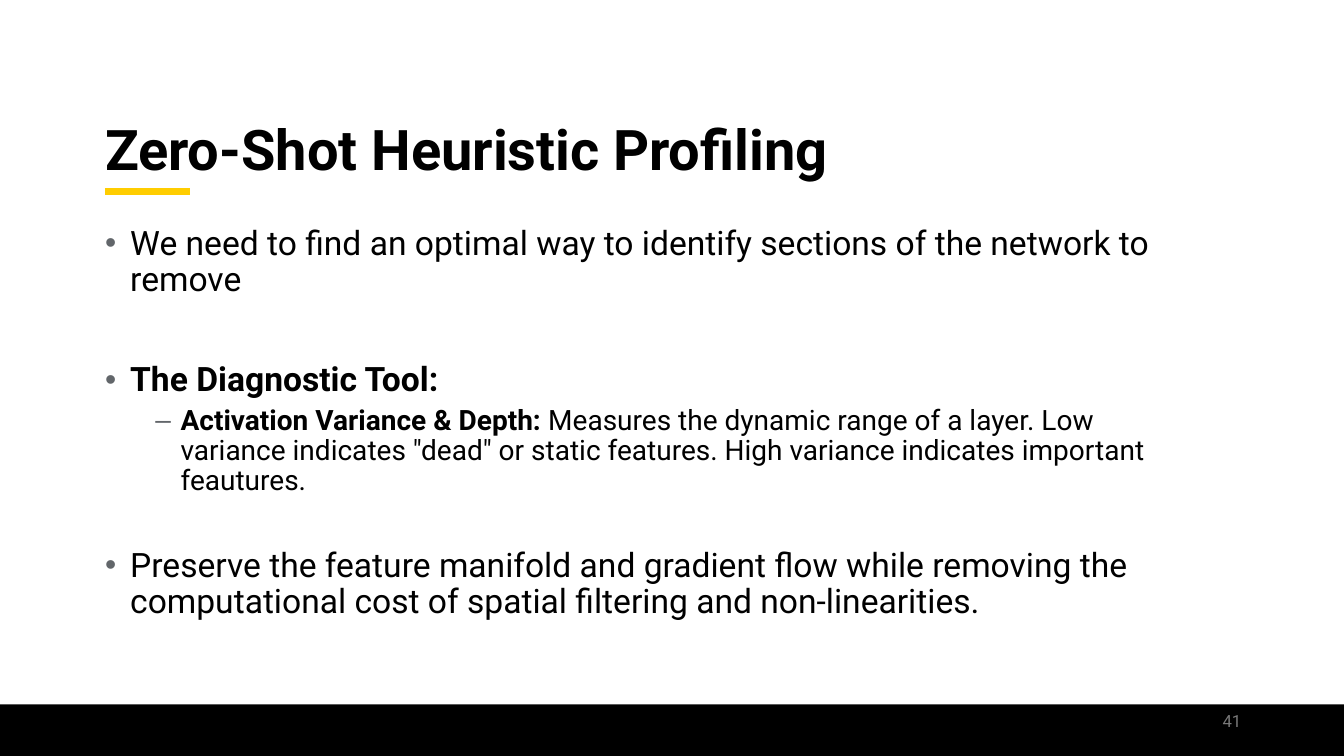
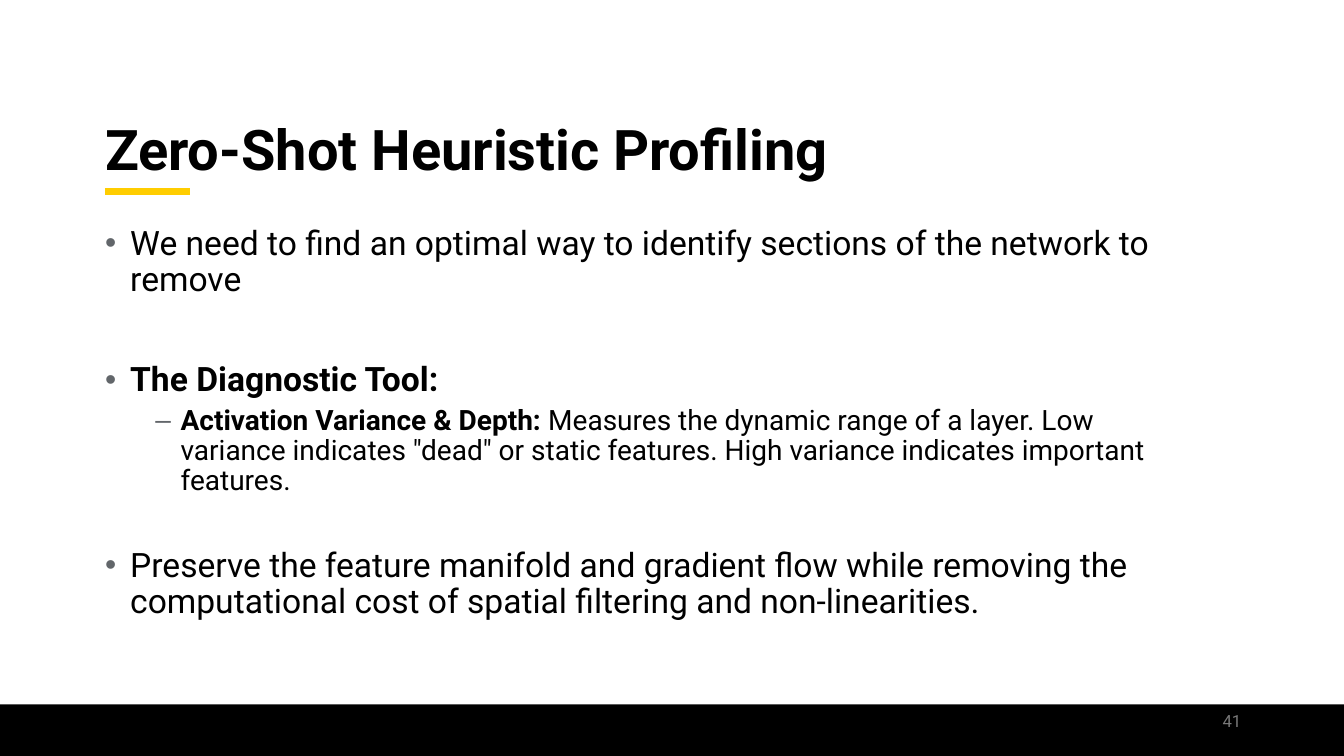
Before and after one commit to jamilgafur/Presentation, a slide deck: slide 41 of Presentation.pptx. Drawn at 1344x756 pixels with LibreOffice and Linux fonts; fonts in the diff are those of the drawing; background and template pictures are left out. Boxes give left, top, right and bottom in pixels: in the first picture for what was removed or moved away, otherwise in the second. Text is boxed around its words. In the diff, an @@ line names an element or a change of style, - is before the commit and + after.

```diff
--- a/Presentation.pptx
+++ b/Presentation.pptx
@@ text at (x1=181, y1=408, x2=1144, y2=491): text changed @@
-  – Activation Variance & Depth: Measures the dynamic range of a layer. Low variance indicates "dead" or static features. High variance indicates important feautures.
+  – Activation Variance & Depth: Measures the dynamic range of a layer. Low variance indicates "dead" or static features. High variance indicates important features.
```
Also in this commit, not shown: 5 other slides changed.
